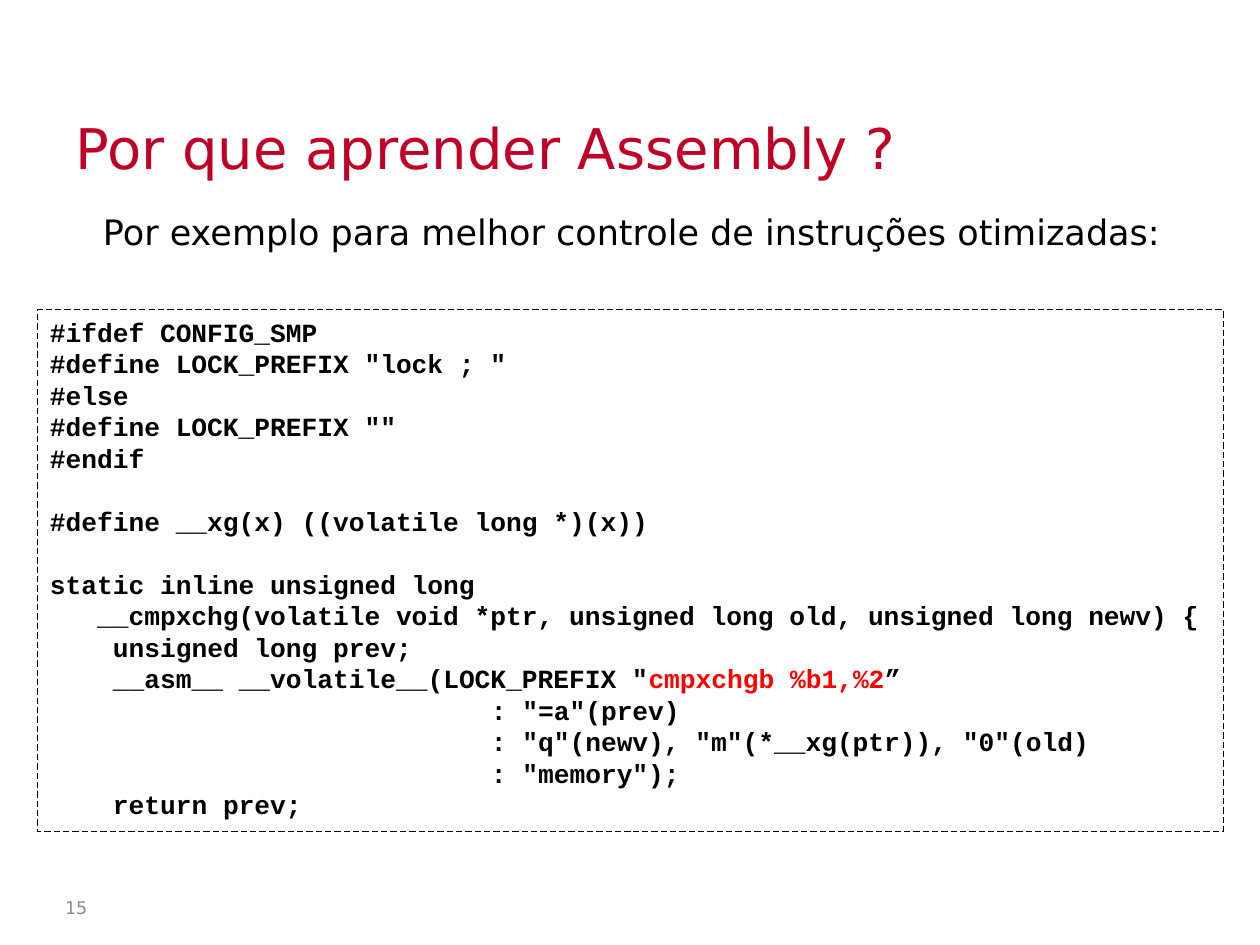
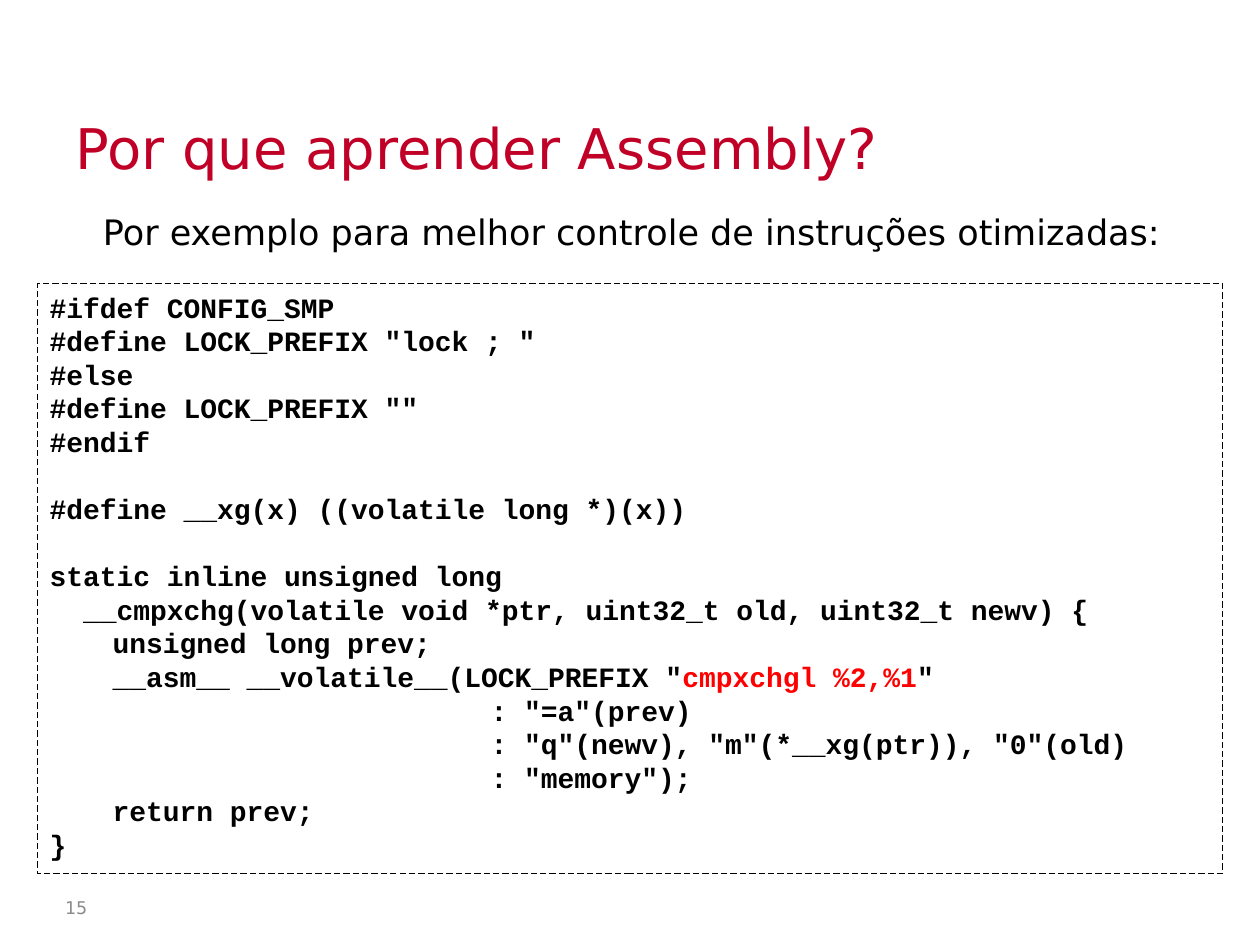
Before and after one commit to Insper/bits-e-proc, a slide deck: slide 15 of docs-src/slides/conteudoAssembler.pptx. Drawn at 1260x945 pixels with LibreOffice and Linux fonts; fonts in the diff are those of the drawing; background and template pictures are left out. Boxes give left, top, right and bottom in pixels: in the first picture for what was removed or moved away, otherwise in the second. Text is boxed around its words. In the diff, an @@ line names an element or a change of style, - is before the commit and + after.

```diff
--- a/docs-src/slides/conteudoAssembler.pptx
+++ b/docs-src/slides/conteudoAssembler.pptx
@@ title at [75,126,878,181]: spaces changed @@
-Por que aprender Assembly ?
+Por que aprender Assembly?
@@ text in rectangle at [38,284,1223,873]: paragraph added @@
+}
@@ rectangle "#ifdef CONFIG_SMP": place and size @@
-rectangle "#ifdef CONFIG_SMP" at [38,310,1223,832]
+rectangle "#ifdef CONFIG_SMP" at [38,284,1223,873]
@@ text in rectangle at [50,298,1127,827]: size 15 to 16 pt in "#ifdef CONFIG_SMP", "#define LOCK_PREFIX "lock ; "", "#else", "#define LOCK_PREFIX """ and 7 more places @@
@@ text in rectangle at [50,566,1055,626]: text changed; size 15 to 16 pt @@
-static inline unsigned long
-__cmpxchg(volatile void *ptr, unsigned long old, unsigned long newv) {
+static inline unsigned long
+__cmpxchg(volatile void *ptr, uint32_t old, uint32_t newv) {
@@ text in rectangle at [113,667,934,693]: text changed; size 15 to 16 pt @@
-__asm__ __volatile__(LOCK_PREFIX "cmpxchgb %b1,%2”
+__asm__ __volatile__(LOCK_PREFIX "cmpxchgl %2,%1"
```
Also in this commit, not shown: 14 other slides changed, 2 other files.
